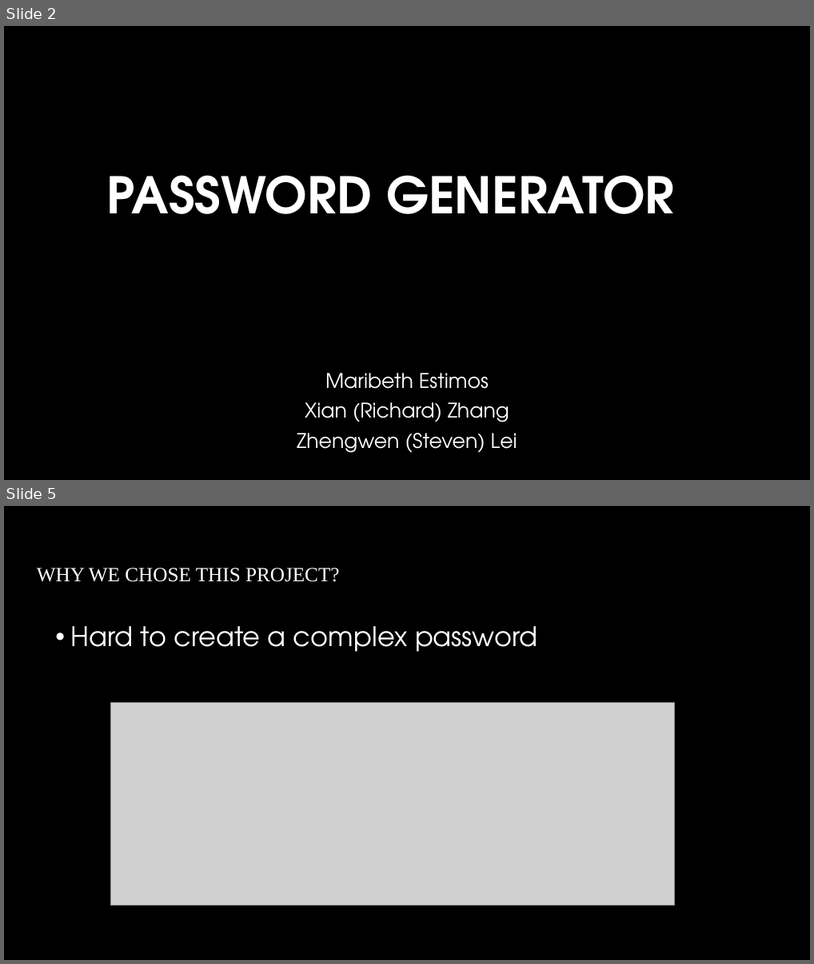
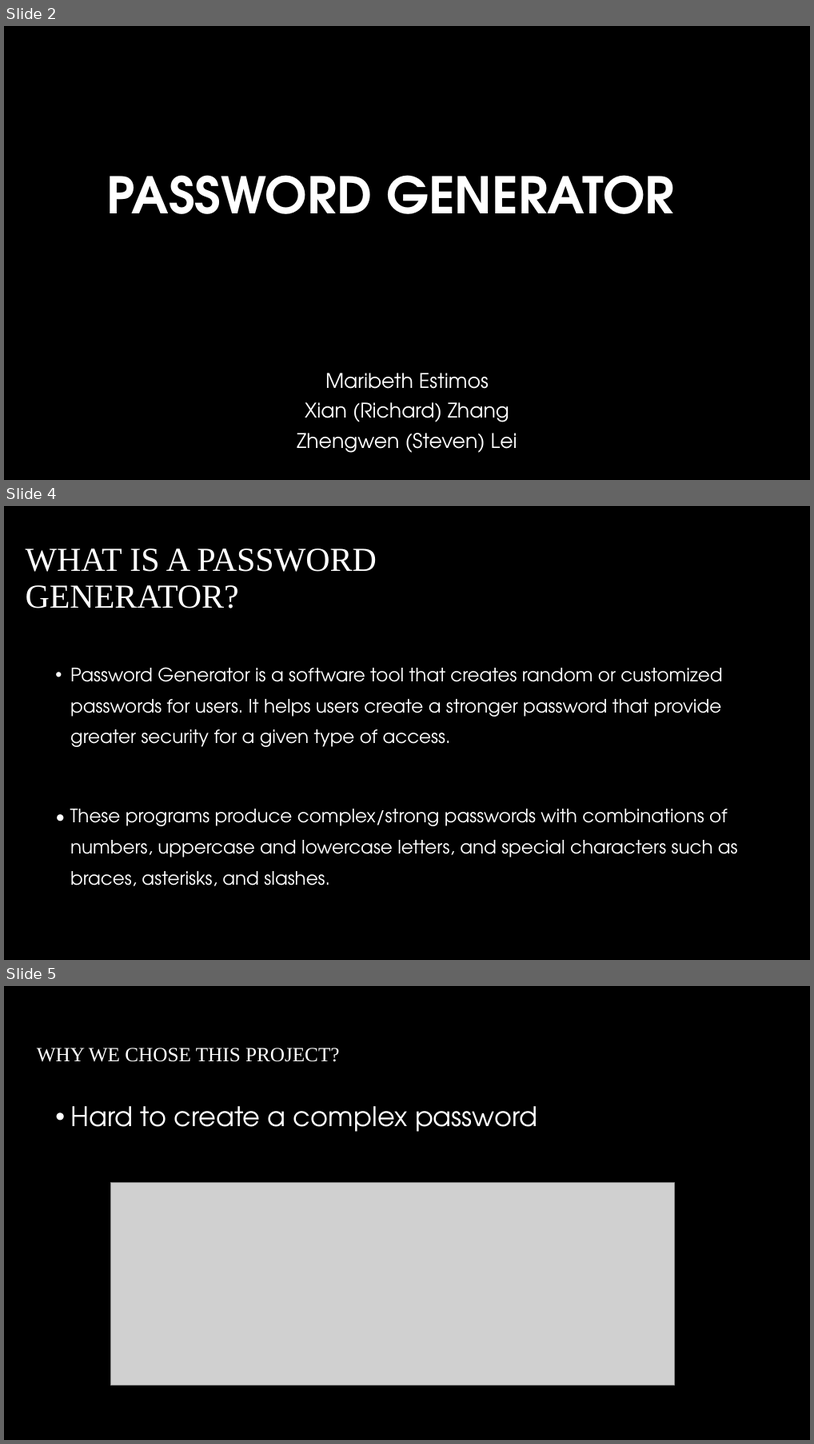
Before and after one commit to Steven-lei/Password-Generator, a slide deck: document/Presentation Password Generator.pptx. Shown one above the other, each under a label of ours: slides 2 and 5 before the commit, slides 2, 4 and 5 after it; the slides between them are not shown. The pictures are 814x964 and 814x1444 pixels, drawn with LibreOffice and Linux fonts; fonts in the diff are those of the drawing; grey boxes stand for pictures; background and template pictures are left out. Boxes give left, top, right and bottom in pixels: in the first picture for what was removed or moved away, otherwise in the second. Text is boxed around its words. In the diff, an @@ line names an element or a change of style, - is before the commit and + after.

```diff
--- a/document/Presentation Password Generator.pptx
+++ b/document/Presentation Password Generator.pptx
@@ slide 4 added at box(4, 506, 810, 960), background #000000 @@
@@ title added at box(26, 548, 377, 608), 40 pt, text #FFFFFF @@
+WHAT IS A PASSWORD GENERATOR?
@@ text added at box(70, 667, 738, 886), 22 pt, text #FFFFFF @@
+• Password Generator is a software tool that creates random or customized passwords for users. It helps users create a stronger password that provide greater security for a given type of access.
+• These programs produce complex/strong passwords with combinations of numbers, uppercase and lowercase letters, and special characters such as braces, asterisks, and slashes.
```
Also in this commit, not shown: 3 slides changed, 2 other slides added, 2 slides removed.
